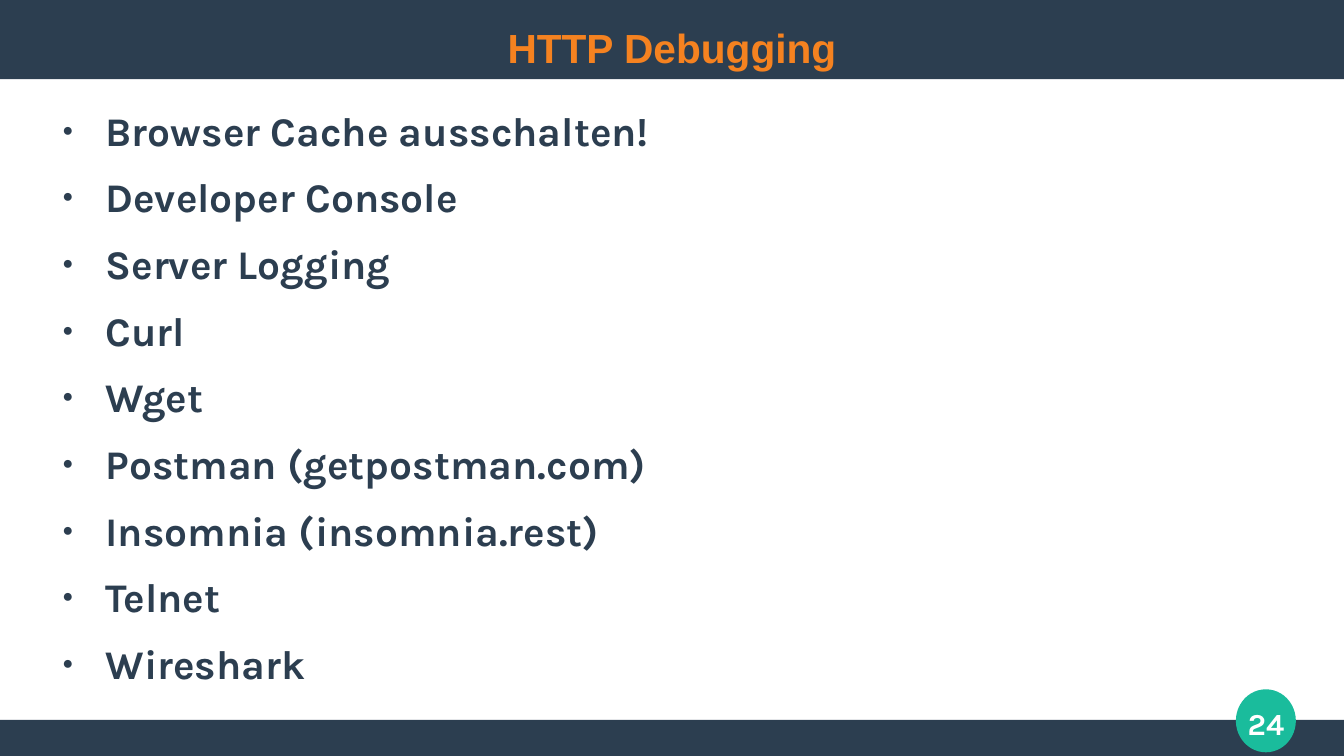
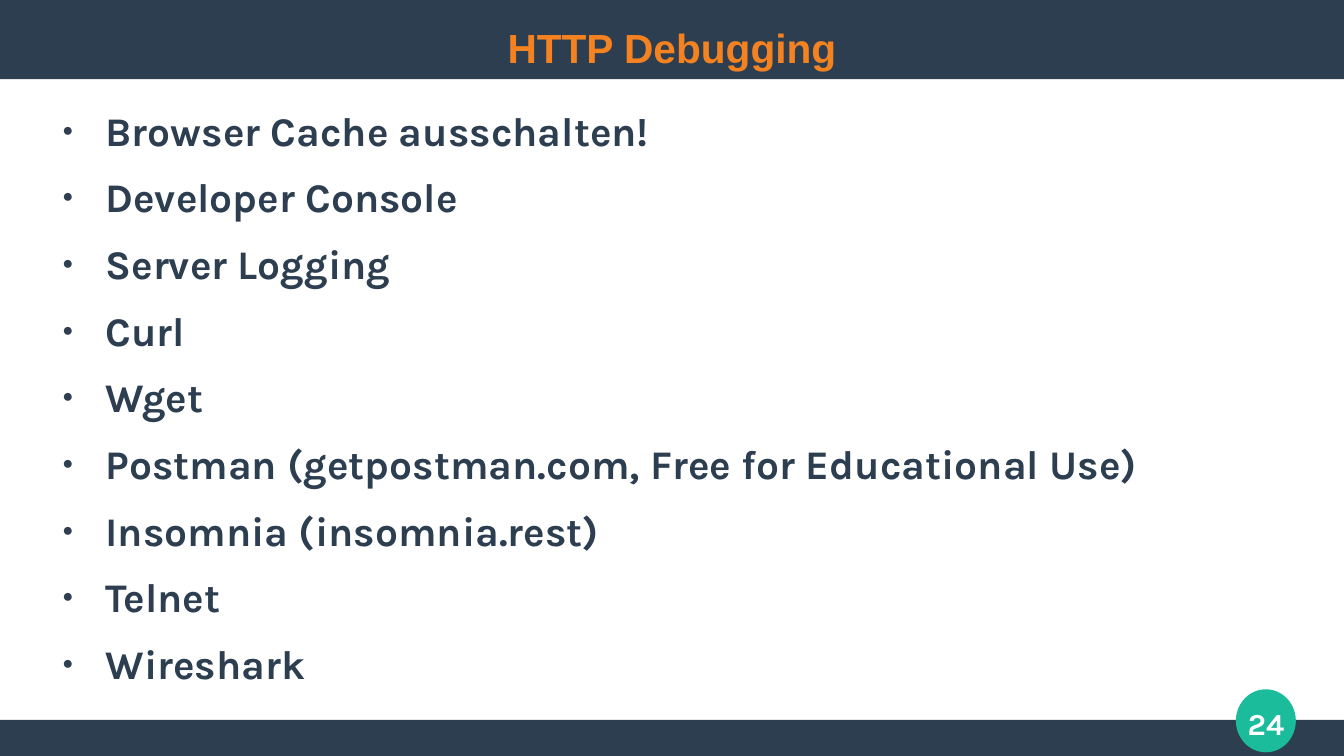
Before and after one commit to ghandmann/HS-AlbSig-WebAnwendungen2, a slide deck: slide 24 of Kapitel/02_HTTP.odp. Drawn at 1344x756 pixels with LibreOffice and Linux fonts; fonts in the diff are those of the drawing. Boxes give left, top, right and bottom in pixels: in the first picture for what was removed or moved away, otherwise in the second. Text is boxed around its words. In the diff, an @@ line names an element or a change of style, - is before the commit and + after.

Commit message:
mention postmen educational license

```diff
--- a/Kapitel/02_HTTP.odp
+++ b/Kapitel/02_HTTP.odp
@@ text at box(106, 448, 1137, 489): text changed @@
-● Postman (getpostman.com)
+● Postman (getpostman.com, Free for Educational Use)
```
